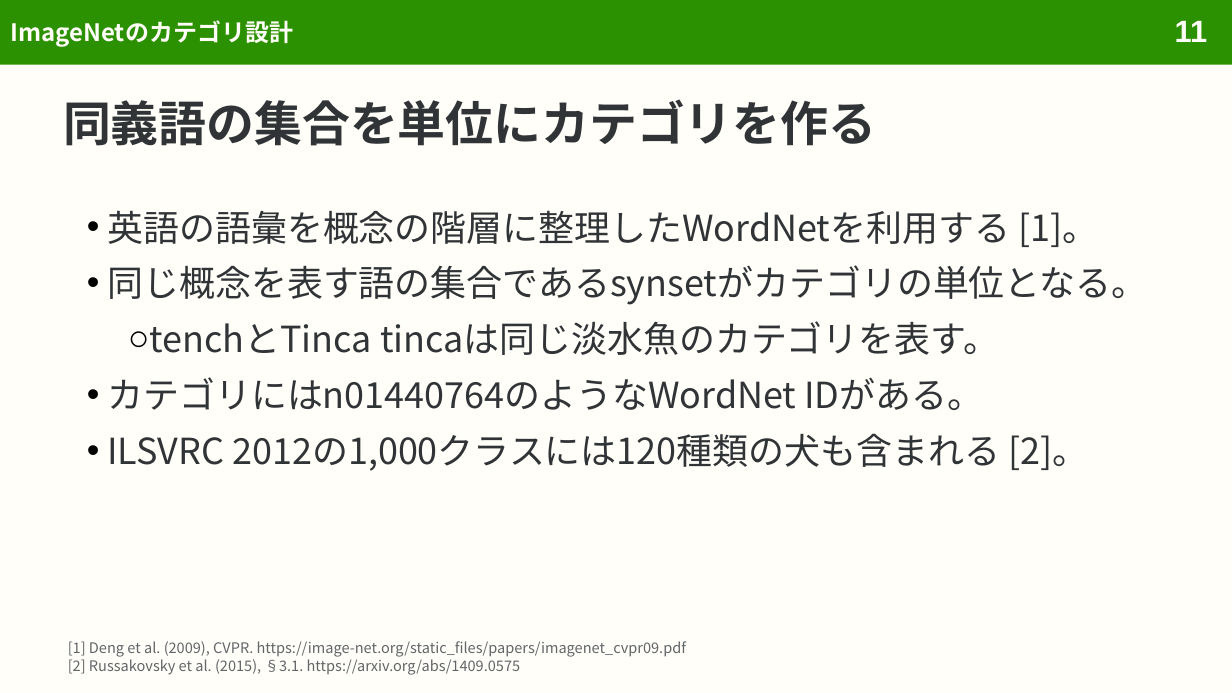
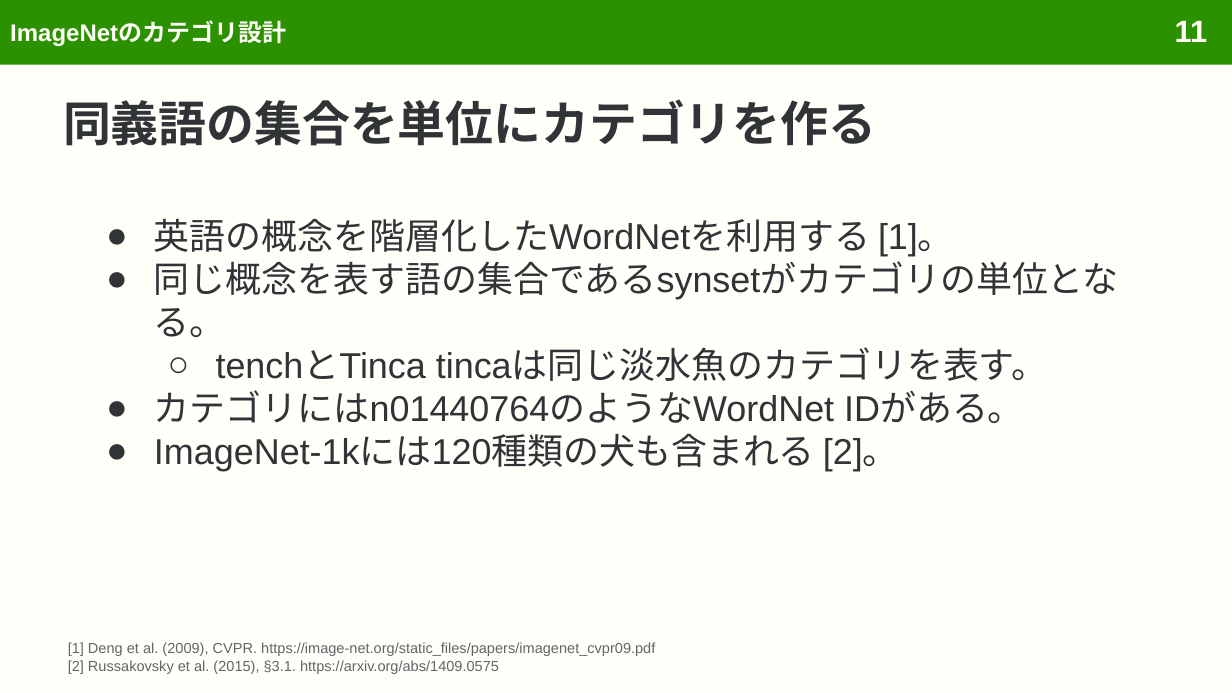
Before and after one commit to sasakiy84/datasets-in-10-minutes, a slide deck: slide 11 of slides/datasets-in-10-minutes-imagenet.pptx. Drawn at 1232x693 pixels with LibreOffice and Linux fonts; fonts in the diff are those of the drawing. Boxes give left, top, right and bottom in pixels: in the first picture for what was removed or moved away, otherwise in the second. Text is boxed around its words. In the diff, an @@ line names an element or a change of style, - is before the commit and + after.

```diff
--- a/slides/datasets-in-10-minutes-imagenet.pptx
+++ b/slides/datasets-in-10-minutes-imagenet.pptx
@@ title "ImageNetのカテゴリ設計" at <box>10,22,286,46</box>: font Noto Sans CJK JP to Arial @@
@@ text at <box>154,219,954,256</box>: text changed; font Noto Sans CJK JP to Arial @@
-• 英語の語彙を概念の階層に整理したWordNetを利用する [1]。
+● 英語の概念を階層化したWordNetを利用する [1]。
@@ text at <box>154,255,1119,423</box>: font Noto Sans CJK JP to Arial in "同じ概念を表す語の集合であるsynsetがカテゴリの単位となる。", "tenchとTinca tincaは同じ淡水魚のカテゴリを表す。", "カテゴリにはn01440764のようなWordNet IDがある。"; bullet • to ●; line spacing 1.1 to 1; less space between paragraphs; bullet colour #000000 to #303437; indent changed @@
@@ text at <box>154,436,899,471</box>: text changed; font Noto Sans CJK JP to Arial @@
-• ILSVRC 2012の1,000クラスには120種類の犬も含まれる [2]。
+● ImageNet-1kには120種類の犬も含まれる [2]。
@@ text "[1] Deng et al. (2009), ..." at <box>68,642,655,674</box>: font Noto Sans CJK JP to Arial @@
```
Also in this commit, not shown: 66 other slides changed, 10 other files.
